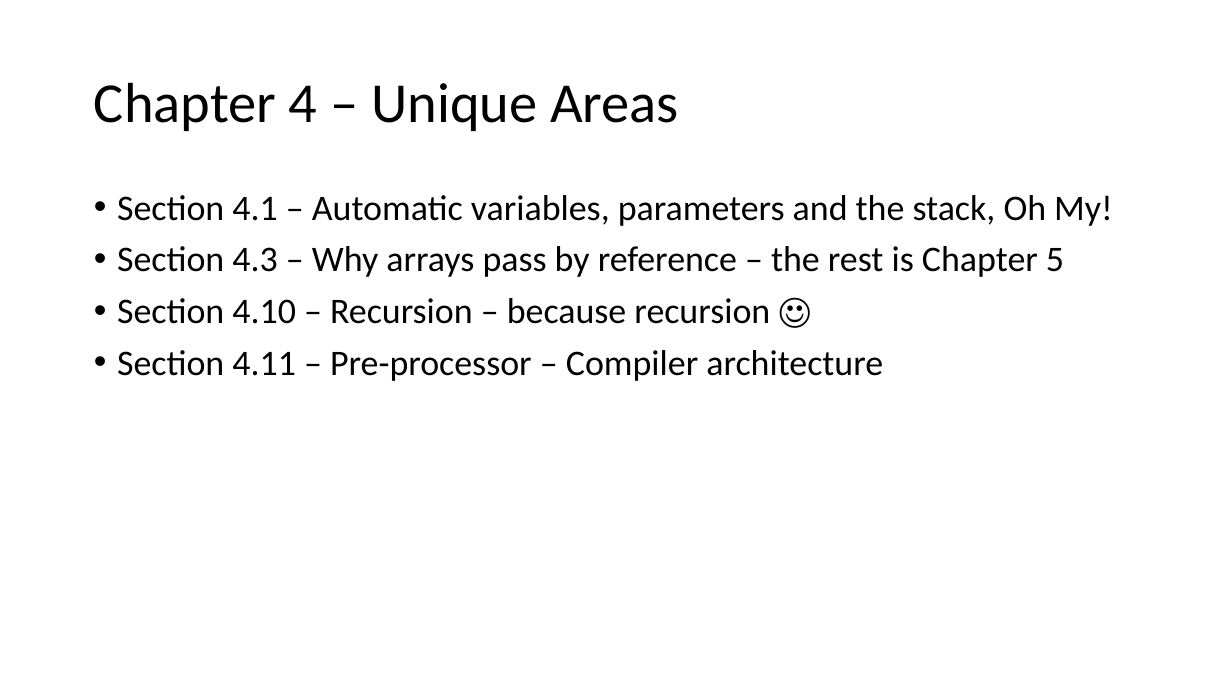
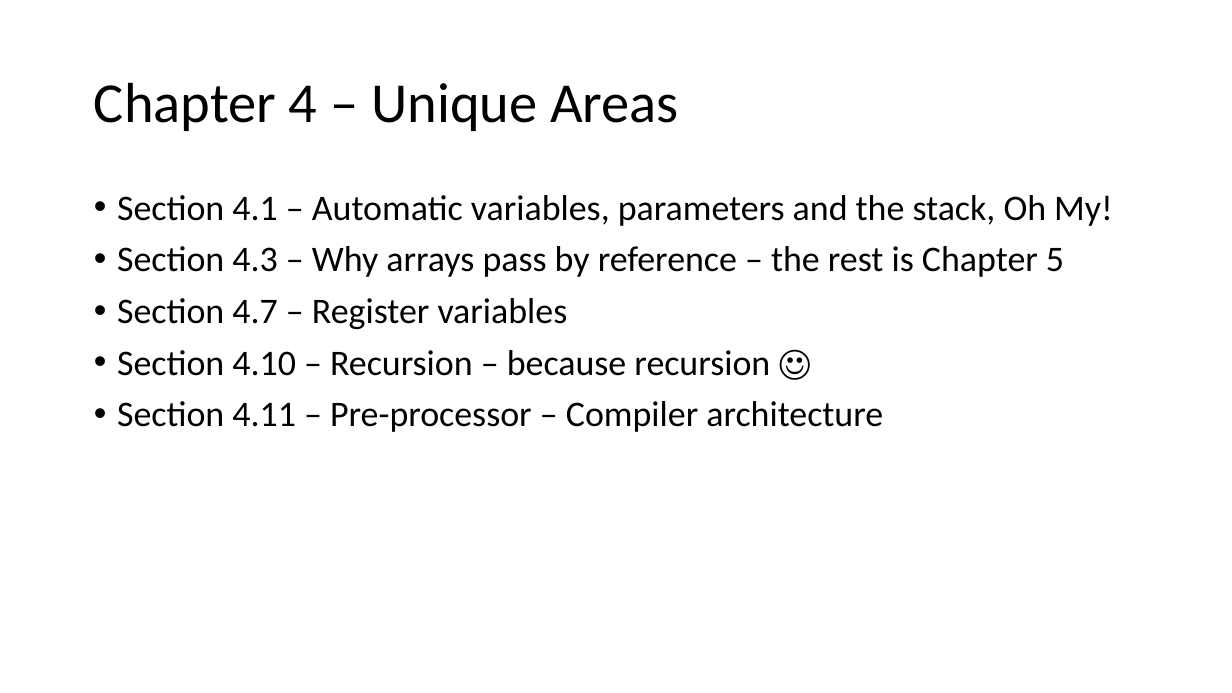
Before and after one commit to csev/cc4e, a slide deck: slide 2 of lectures/KR-4.pptx. Drawn at 1232x693 pixels with LibreOffice and Linux fonts; fonts in the diff are those of the drawing. Boxes give left, top, right and bottom in pixels: in the first picture for what was removed or moved away, otherwise in the second. Text is boxed around its words. In the diff, an @@ line names an element or a change of style, - is before the commit and + after.

```diff
--- a/lectures/KR-4.pptx
+++ b/lectures/KR-4.pptx
@@ text at (117,298,568,329): paragraph added @@
+• Section 4.7 – Register variables
```
Also in this commit, not shown: 13 other slides changed, 1 slide added, 3 other files.
